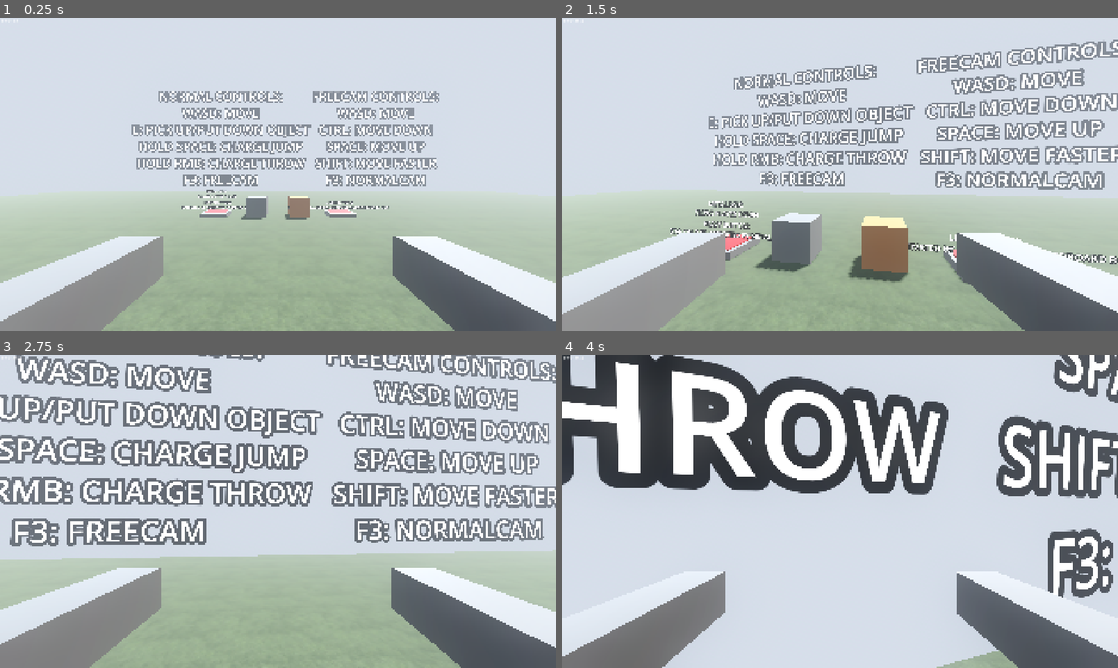
Above: before the commit, frames 1-4 (two rows, left to right).
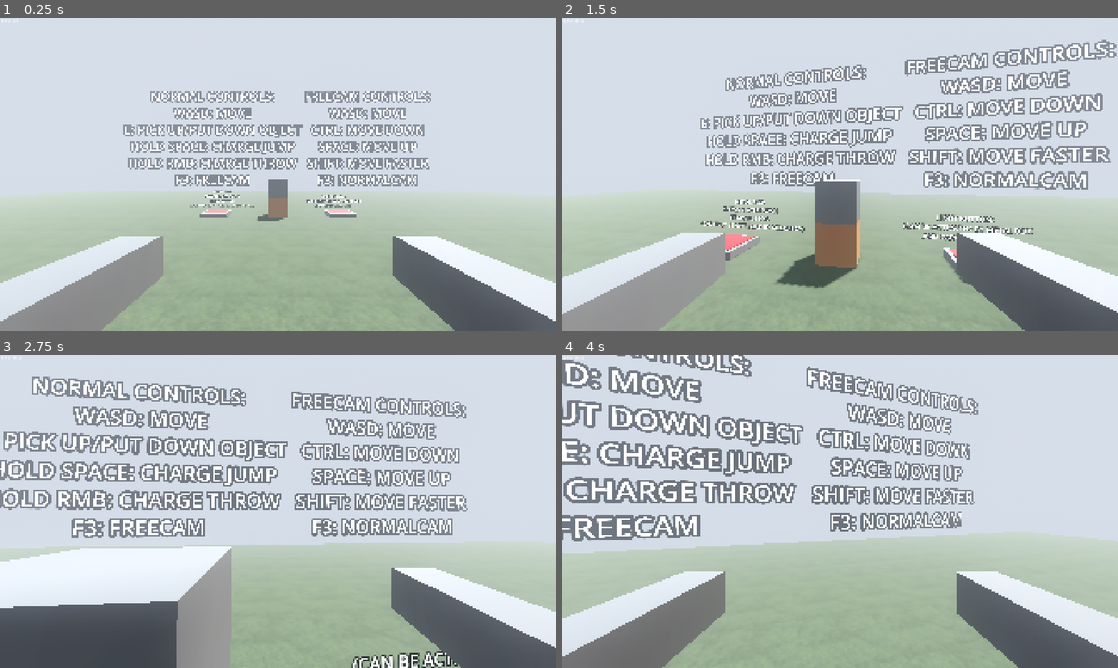
Above: after the commit, the same moments.

Repository: GootSb/Shift9
Game: Godot game, scene res://world.tscn
The game is run twice, just before and just after one commit, with the same random seed, the same clock (stepped at 60 frames per second) and the same inputs.
Inputs (mouse positions are in pixels of both pictures, inside the frame that each line leads up to):
- Up to frame 1 (0.25 s): no input
- Up to frame 2 (1.5 s): tap Enter at 0.5 s; move the mouse to (867, 174) at 0.52 s; hold W (move_forward) from 0.53 s (still down); tap E at 0.6 s; click (867, 174) at 0.67 s; tap Space (jump) at 0.77 s; move the mouse to (812, 174) at 1.27 s; tap Shift at 1.35 s
- Up to frame 3 (2.75 s): keep holding W (move_forward); tap Space (jump) at 1.52 s; move the mouse to (289, 505) at 2.02 s; hold Ctrl from 2.03 s (still down)
- Up to frame 4 (4 s): keep holding W (move_forward); move the mouse to (834, 517) at 2.77 s; release Ctrl at 2.78 s; tap E at 2.85 s; click (834, 517) at 2.92 s; tap Space (jump) at 3.02, 3.77 s; move the mouse to (878, 514) at 3.52 s; hold Shift from 3.53 s (still down)

The runs differ from the first frame. In frame 1, 7.8% of the frame differs, in the area x 22-79%, y 23-65%; in frame 2, 19%; in frame 3, 50%; in frame 4, 63%, in the area x 0-100%, y 0-100%.

Commit message:
Small changes.
Restructured files and changed positioning of text and cubes.

Diff:
--- a/button.tscn
+++ b/button.tscn
@@ -1,6 +1,6 @@
 [gd_scene format=3 uid="uid://gkmf81htmqmh"]
 
-[ext_resource type="Script" uid="uid://b5iwnimmj5ucc" path="res://button.gd" id="1_2jhg7"]
+[ext_resource type="Script" uid="uid://b5iwnimmj5ucc" path="res://scripts/button.gd" id="1_2jhg7"]
 [ext_resource type="Material" uid="uid://c1cxpc5e55o7e" path="res://materials/ButtonOff.tres" id="2_ovg3t"]
 [ext_resource type="Material" uid="uid://davy0aohn5gpg" path="res://materials/Metal.tres" id="3_l7yfx"]
 [ext_resource type="AudioStream" uid="uid://c14n53mp3km6h" path="res://sounds/Off.mp3" id="4_k706f"]
--- a/heavy_button.tscn
+++ b/heavy_button.tscn
@@ -1,7 +1,7 @@
 [gd_scene format=3 uid="uid://bv5smdy3cxlwa"]
 
 [ext_resource type="Material" uid="uid://c1cxpc5e55o7e" path="res://materials/ButtonOff.tres" id="1_4bwnv"]
-[ext_resource type="Script" uid="uid://sceeyxnweplh" path="res://heavy_button.gd" id="1_8oeke"]
+[ext_resource type="Script" uid="uid://sceeyxnweplh" path="res://scripts/heavy_button.gd" id="1_8oeke"]
 [ext_resource type="Material" uid="uid://davy0aohn5gpg" path="res://materials/Metal.tres" id="2_8oeke"]
 [ext_resource type="AudioStream" uid="uid://cny6oohmo0ru6" path="res://sounds/On.mp3" id="3_x5qhw"]
 [ext_resource type="AudioStream" uid="uid://c14n53mp3km6h" path="res://sounds/Off.mp3" id="4_hvxk8"]
--- a/materials/Grass.tres
+++ b/materials/Grass.tres
@@ -1,6 +1,6 @@
 [gd_resource type="StandardMaterial3D" format=3 uid="uid://cqi34dt38dl6d"]
 
-[ext_resource type="Texture2D" uid="uid://dptdrhlwtwmrr" path="res://grass.jpg" id="1_d3pgk"]
+[ext_resource type="Texture2D" uid="uid://dptdrhlwtwmrr" path="res://textures/grass.jpg" id="1_d3pgk"]
 
 [resource]
 albedo_color = Color(0.70796657, 0.7079665, 0.7079665, 1)
--- a/player.tscn
+++ b/player.tscn
@@ -1,8 +1,8 @@
 [gd_scene format=3 uid="uid://bfuoos16oeknp"]
 
-[ext_resource type="Script" uid="uid://di65o5xakgo2f" path="res://player.gd" id="1_4flbx"]
+[ext_resource type="Script" uid="uid://di65o5xakgo2f" path="res://scripts/player.gd" id="1_4flbx"]
 [ext_resource type="Material" uid="uid://davy0aohn5gpg" path="res://materials/Metal.tres" id="2_i3pqv"]
-[ext_resource type="Script" uid="uid://cfcrd464t0lnh" path="res://fps_counter.gd" id="2_onrkg"]
+[ext_resource type="Script" uid="uid://cfcrd464t0lnh" path="res://scripts/fps_counter.gd" id="2_onrkg"]
 [ext_resource type="AudioStream" uid="uid://cewgkhwwora0m" path="res://sounds/Electricity.mp3" id="4_hqtel"]
 
 [sub_resource type="CapsuleShape3D" id="CapsuleShape3D_dwbse"]
--- a/world.tscn
+++ b/world.tscn
@@ -44,7 +44,7 @@
 material = ExtResource("2_dwbse")
 
 [node name="Label3D" type="Label3D" parent="." unique_id=1939983305]
-transform = Transform3D(1, 0, 0, 0, 1, 0, 0, 0, 1, -7, 7, -25)
+transform = Transform3D(1, 0, 0, 0, 1, 0, 0, 0, 1, -8, 7, -25)
 text = "NORMAL CONTROLS:
 WASD: MOVE
 E: PICK UP/PUT DOWN OBJECT
@@ -55,7 +55,7 @@
 outline_size = 127
 
 [node name="Label3D2" type="Label3D" parent="." unique_id=720974364]
-transform = Transform3D(1, 0, 0, 0, 1, 0, 0, 0, 1, 12, 7, -25)
+transform = Transform3D(1, 0, 0, 0, 1, 0, 0, 0, 1, 11, 7, -25)
 text = "FREECAM CONTROLS:
 WASD: MOVE
 CTRL: MOVE DOWN
@@ -66,28 +66,29 @@
 outline_size = 127
 
 [node name="Label3D3" type="Label3D" parent="." unique_id=821290741]
-transform = Transform3D(1, 0, 0, 0, 1, 0, 0, 0, 1, -3, 1, -10)
+transform = Transform3D(1, 0, 0, 0, 1, 0, 0, 0, 1, -3, 0.95426154, -11)
 text = "HEAVY BUTTON:
 (CAN ONLY BE ACTIVATED BY METAL BOX)"
 font_size = 35
 
 [node name="Label3D4" type="Label3D" parent="." unique_id=1393896315]
-transform = Transform3D(1, 0, 0, 0, 1, 0, 0, 0, 1, 3, 1, -10)
+transform = Transform3D(1, 0, 0, 0, 1, 0, 0, 0, 1, 3, 1.0753368, -11)
 text = "LIGHT BUTTON:
-(CAN BE ACTIVATED BY METAL BOX AND CARDBOARD BOX)"
+(CAN BE ACTIVATED BY METAL BOX
+ AND CARDBOARD BOX)"
 font_size = 35
 
 [node name="Label3D5" type="Label3D" parent="." unique_id=224616127]
-transform = Transform3D(1, 0, 0, 0, 1, 0, 0, 0, 1, -3, 1.533391, -10)
+transform = Transform3D(1, 0, 0, 0, 1, 0, 0, 0, 1, -3, 1.4511542, -11)
 text = "METAL BOX:
 SLOWS PLAYER DOWN"
 font_size = 35
 
 [node name="CardboardBox" parent="." unique_id=1521493742 instance=ExtResource("3_tlwt5")]
-transform = Transform3D(1, 0, 0, 0, 1, 0, 0, 0, 1, 1, 1, -10)
+transform = Transform3D(1, 0, 0, 0, 1, 0, 0, 0, 1, 0, 1, -10)
 
 [node name="MetalBox" parent="." unique_id=836612702 instance=ExtResource("5_036b0")]
-transform = Transform3D(1, 0, 0, 0, 1, 0, 0, 0, 1, -1, 1, -10)
+transform = Transform3D(1, 0, 0, 0, 1, 0, 0, 0, 1, 0, 2, -10)
 
 [node name="Button" parent="." unique_id=921295289 instance=ExtResource("4_aqk2v")]
 transform = Transform3D(1, 0, 0, 0, 1, 0, 0, 0, 1, 3, 0.6029905, -10)
Renamed: button.gd -> scripts/button.gd
Renamed: button.gd.uid -> scripts/button.gd.uid
Renamed: fps_counter.gd -> scripts/fps_counter.gd
Renamed: fps_counter.gd.uid -> scripts/fps_counter.gd.uid
Renamed: heavy_button.gd -> scripts/heavy_button.gd
Renamed: heavy_button.gd.uid -> scripts/heavy_button.gd.uid
Renamed: player.gd -> scripts/player.gd
Renamed: player.gd.uid -> scripts/player.gd.uid
Renamed: Icon.png -> textures/Icon.png
Not shown, changed: textures/Icon.png.import
Renamed: grass.jpg -> textures/grass.jpg
Not shown, changed: textures/grass.jpg.import
